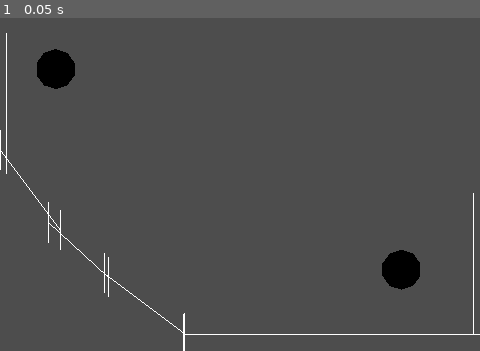
Above: before the commit, frame 1.
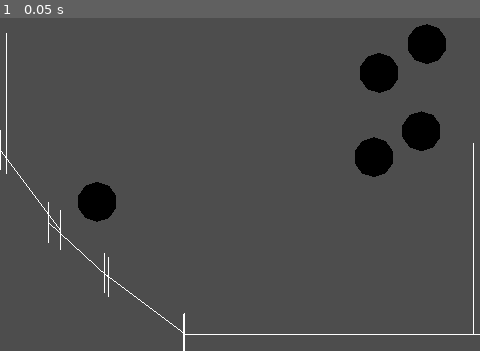
Above: after the commit, the same moment.

Repository: JyarlJung/Platformer
Game: Godot game, scene res://scenes/stage.tscn
Same seed, same stepped clock (60 frames per second), same inputs: the game is played once before the commit and once after it.
Inputs:
- Up to frame 1 (0.05 s): no input

The runs differ from the first frame. In frame 1, 5.2% of the frame differs, in the area x 7-99%, y 1-82%.

Commit message:
0711 finished entity physic

Diff:
--- a/scenes/stage.tscn
+++ b/scenes/stage.tscn
@@ -31,7 +31,7 @@
 far = 100.0
 
 [node name="Ball" type="Node3D" parent="." node_paths=PackedStringArray("body")]
-transform = Transform3D(1, 0, 0, 0, 1, 0, 0, 0, 1, -1.84362, 1.01875, 0)
+transform = Transform3D(1, 0, 0, 0, 1, 0, 0, 0, 1, 1.81451, 0.397831, 0)
 script = ExtResource("1_t1jm3")
 friction = 0.1
 body = NodePath("Collider")
@@ -47,7 +47,7 @@
 mesh = SubResource("SphereMesh_k3pov")
 
 [node name="Cha" type="Node3D" parent="." node_paths=PackedStringArray("body")]
-transform = Transform3D(1, 0, 0, 0, 1, 0, 0, 0, 1, 1.61406, -0.987488, 0)
+transform = Transform3D(1, 0, 0, 0, 1, 0, 0, 0, 1, -1.42796, -0.308809, 0)
 script = ExtResource("1_xh018")
 friction = 0.3
 is_friction_onair = true
@@ -111,8 +111,56 @@
 [node name="Collider6" type="Node3D" parent="."]
 transform = Transform3D(1, 0, 0, 0, 1, 0, 0, 0, 1, 2.3349, -0.925373, 0)
 script = ExtResource("1_13icl")
-points = Array[Vector3]([Vector3(0, -0.5, 0), Vector3(0, 0.5, 0)])
+points = Array[Vector3]([Vector3(0, -0.5, 0), Vector3(0, 1, 0)])
 width = 0.2
 layer = 16
 mask = 0
 _is_hull_rect = true
+
+[node name="Ball2" type="Node3D" parent="." node_paths=PackedStringArray("body")]
+transform = Transform3D(1, 0, 0, 0, 1, 0, 0, 0, 1, 1.86746, 1.26904, 0)
+script = ExtResource("1_t1jm3")
+friction = 0.1
+body = NodePath("Collider")
+
+[node name="Collider" type="Node3D" parent="Ball2" node_paths=PackedStringArray("root_node")]
+script = ExtResource("1_13icl")
+root_node = NodePath("..")
+width = 0.2
+layer = 17
+mask = 16
+
+[node name="MeshInstance3D" type="MeshInstance3D" parent="Ball2"]
+mesh = SubResource("SphereMesh_k3pov")
+
+[node name="Ball3" type="Node3D" parent="." node_paths=PackedStringArray("body")]
+transform = Transform3D(1, 0, 0, 0, 1, 0, 0, 0, 1, 1.33799, 0.137911, 0)
+script = ExtResource("1_t1jm3")
+friction = 0.1
+body = NodePath("Collider")
+
+[node name="Collider" type="Node3D" parent="Ball3" node_paths=PackedStringArray("root_node")]
+script = ExtResource("1_13icl")
+root_node = NodePath("..")
+width = 0.2
+layer = 17
+mask = 16
+
+[node name="MeshInstance3D" type="MeshInstance3D" parent="Ball3"]
+mesh = SubResource("SphereMesh_k3pov")
+
+[node name="Ball4" type="Node3D" parent="." node_paths=PackedStringArray("body")]
+transform = Transform3D(1, 0, 0, 0, 1, 0, 0, 0, 1, 1.39094, 0.980244, 0)
+script = ExtResource("1_t1jm3")
+friction = 0.1
+body = NodePath("Collider")
+
+[node name="Collider" type="Node3D" parent="Ball4" node_paths=PackedStringArray("root_node")]
+script = ExtResource("1_13icl")
+root_node = NodePath("..")
+width = 0.2
+layer = 17
+mask = 16
+
+[node name="MeshInstance3D" type="MeshInstance3D" parent="Ball4"]
+mesh = SubResource("SphereMesh_k3pov")
--- a/scripts/Cha.gd
+++ b/scripts/Cha.gd
@@ -19,6 +19,6 @@
 	if Input.is_key_pressed(KEY_LEFT):
 		if time_scaled_float(max_speed) > move_vec.dot(-slide_vector):
 			slide_x(-accel)
-	if Input.is_key_pressed(KEY_SPACE) and on_air:
+	if Input.is_key_pressed(KEY_SPACE) and on_air==false:
 		move_vec.y = time_scaled_float(jump_force)
 	super(delta)
--- a/scripts/Collider.gd
+++ b/scripts/Collider.gd
@@ -138,7 +138,7 @@
 	var src_point:Vector3 = get_pos_trans_index(ind)
 	var dest_point:Vector3 = dest.get_pos_trans_index(dest_ind)
 	var closet:Vector3 = dest_point-src_point
-	if closet.length() <= width + dest.width:
+	if closet.length() < width + dest.width:
 		return Collider.Collision.new(ind, dest, dest_ind, closet - closet.normalized()*dest.width)
 	else:
 		return null
@@ -152,7 +152,7 @@
 		var dest_point_end:Vector3 = dest.get_pos_trans_index(dest_ind+1) -src_point
 		var closet:Vector3 = Geometry3D.get_closest_point_to_segment(Vector3.ZERO, dest_point, dest_point_end)
 
-		if closet.length() <= width + dest.width:
+		if closet.length() < width + dest.width:
 			return Collider.Collision.new(ind, dest, dest_ind, closet - closet.normalized()*dest.width)
 		else :
 			return null
@@ -171,7 +171,7 @@
 	var array:= Geometry3D.get_closest_points_between_segments(src_point, src_point_end, dest_point, dest_point_end)
 	var closet:Vector3 = array[1] - array[0]
 	var distance:float = closet.length()
-	if distance <= width + dest.width:
+	if distance < width + dest.width:
 		return Collider.Collision.new(ind, dest, dest_ind, closet - closet.normalized()*dest.width)
 	else :
 		return null
--- a/scripts/Entity.gd
+++ b/scripts/Entity.gd
@@ -15,10 +15,11 @@
 var slide_vector:Vector3
 
 static func arrow_to_quater(arrow:Vector3)->Vector3:
+	var length:float = pow(arrow.length(),2.0)
 	if abs(arrow.x) > abs(arrow.y):
-		return Vector3.RIGHT * pow(arrow.length(),2.0)/arrow.x
+		return Vector3.RIGHT * length/arrow.x
 	else:
-		return Vector3.UP * pow(arrow.length(),2.0)/arrow.y
+		return Vector3.UP * length/arrow.y
 
 static func rot_to_vec(degree:float)->Vector3:
 	var vec:Vector3=Vector3.ZERO
@@ -69,9 +70,8 @@
 	scale_object_local(scale_vec)
 
 func _frict(value:float)->void:
-#	var friction_vector:Vector3 = time_scaled_vec(Vector3.LEFT * sign(move_vec.x) * value)
 	var friction_vector:Vector3 = time_scaled_vec(slide_vector * sign(move_vec.x) * value)
-	if abs(move_vec.x) * 2.0 < abs(friction_vector.x):
+	if abs(move_vec.x) < abs(friction_vector.x):
 		move_vec.x=0.0
 	elif abs(friction_vector.x) > abs(friction_vector.y):
 		move_vec-=friction_vector
@@ -87,32 +87,22 @@
 		if gravity_scale == 0 : move_vec *= 0.0
 		else: move_vec *= Vector3.UP
 	if body != null:
-		on_air=false
+		on_air=true
 		slide_vector=Vector3.RIGHT
-		var friction_value:float = 0.0
-		var move_length = move_vec.length()
 		var bounce:Vector3
 		for collision in body.hit_test_all():
 			var bounce_arrow:Vector3 = collision.point.normalized()
 			var collision_width:float = collision.point.length() - body.width
 			bounce = bounce_arrow * collision_width
 			if abs(bounce_arrow.y)>abs(bounce_arrow.x) :
-				on_air=true
-				slide_vector = bounce_arrow.rotated(Vector3.BACK,PI*0.5)
-
-#			if is_sticky:
-#				bounce = arrow_to_quater(bounce)
-#				move_vec -= sign(abs(bounce)) * move_vec
-#			else:
-#				move_vec += bounce
+				on_air=false
 			if is_sticky:
 				translate(arrow_to_quater(bounce))
 			else:
 				translate(bounce)
-			if bounce.dot(move_vec) < 0 :
-				move_vec += bounce
 
-		#move_vec += bounce
+			slide_vector = bounce_arrow.rotated(Vector3.BACK,PI*0.5)
+			move_vec += bounce
 		if friction > 0:
 			if is_friction_onair: _frict(friction)
 			elif on_air == false : _frict(friction)
--- a/scripts/Global.gd
+++ b/scripts/Global.gd
@@ -10,7 +10,7 @@
 
 var is_draw_debug:bool = true
 var gravity:float =0.2
-var time_scale:float=1
+var time_scale:float=0.1
 
 var _debug_mesh:MeshInstance3D = MeshInstance3D.new()
 var _debug_material:StandardMaterial3D=StandardMaterial3D.new()
Not shown, changed: icon.svg.import
